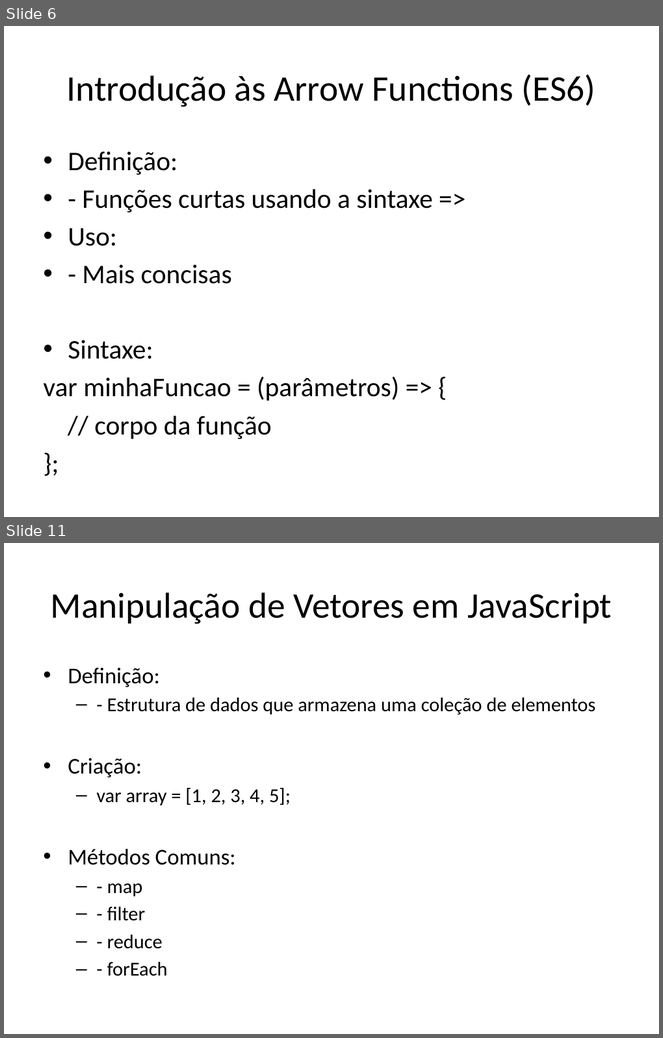
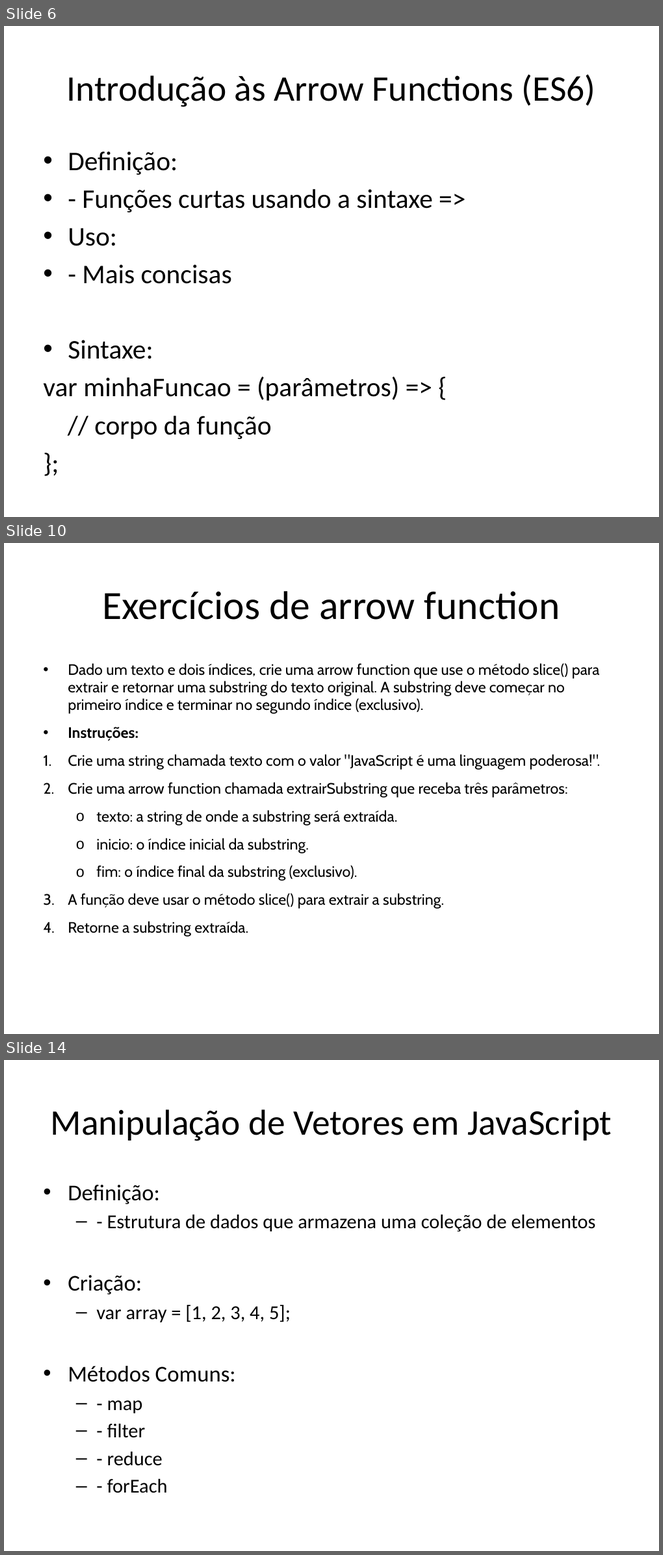
Before and after one commit to dfpires/progcomp2-2024a, a slide deck: ES5e6.pptx. Shown one above the other, each under a label of ours: slides 6 and 11 before the commit, slides 6, 10 and 14 after it; the slides between them are not shown. The pictures are 663x1038 and 663x1555 pixels, drawn with LibreOffice and Linux fonts; fonts in the diff are those of the drawing. Boxes give left, top, right and bottom in pixels: in the first picture for what was removed or moved away, otherwise in the second. Text is boxed around its words. In the diff, an @@ line names an element or a change of style, - is before the commit and + after.

```diff
--- a/ES5e6.pptx
+++ b/ES5e6.pptx
@@ slide 10 added at (4,543,659,1034), background #FFFFFF @@
@@ title added at (102,591,560,620), 44 pt, text #000000 @@
+Exercícios de arrow function
@@ text added at (68,663,601,937), 16.6 pt, text #000000 @@
+• Dado um texto e dois índices, crie uma arrow function que use o método slice() para extrair e retornar uma substring do texto original. A substring deve começar no primeiro índice e terminar no segundo índice (exclusivo).
+• Instruções:
+1. Crie uma string chamada texto com o valor "JavaScript é uma linguagem poderosa!".
+2. Crie uma arrow function chamada extrairSubstring que receba três parâmetros:
+  o texto: a string de onde a substring será extraída.
+  o inicio: o índice inicial da substring.
+  o fim: o índice final da substring (exclusivo).
+3. A função deve usar o método slice() para extrair a substring.
+4. Retorne a substring extraída.
@@ what was slide 11 is now slide 14 @@
```
Also in this commit, not shown: 2 slides changed, 10 other slides added, 2 slides removed.
